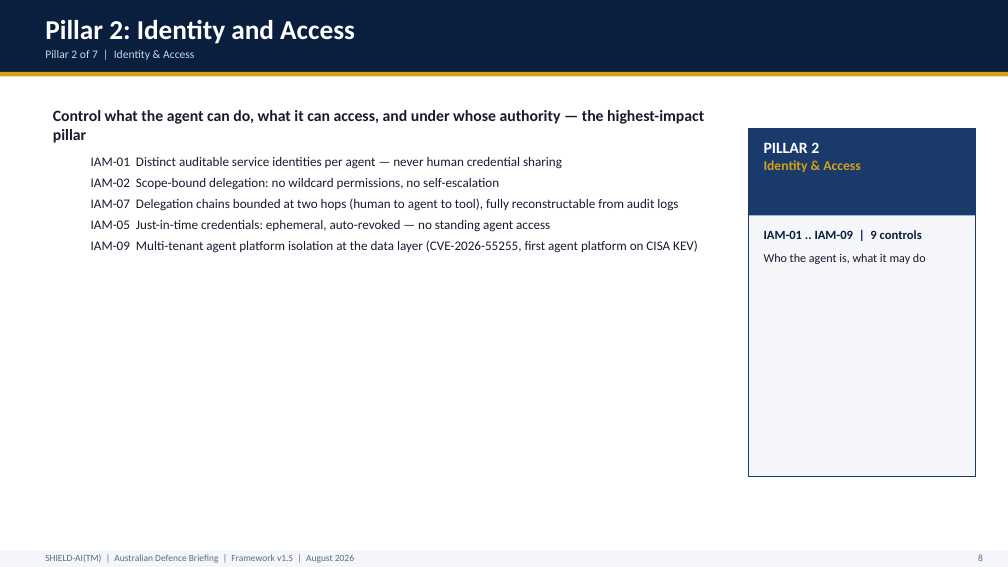
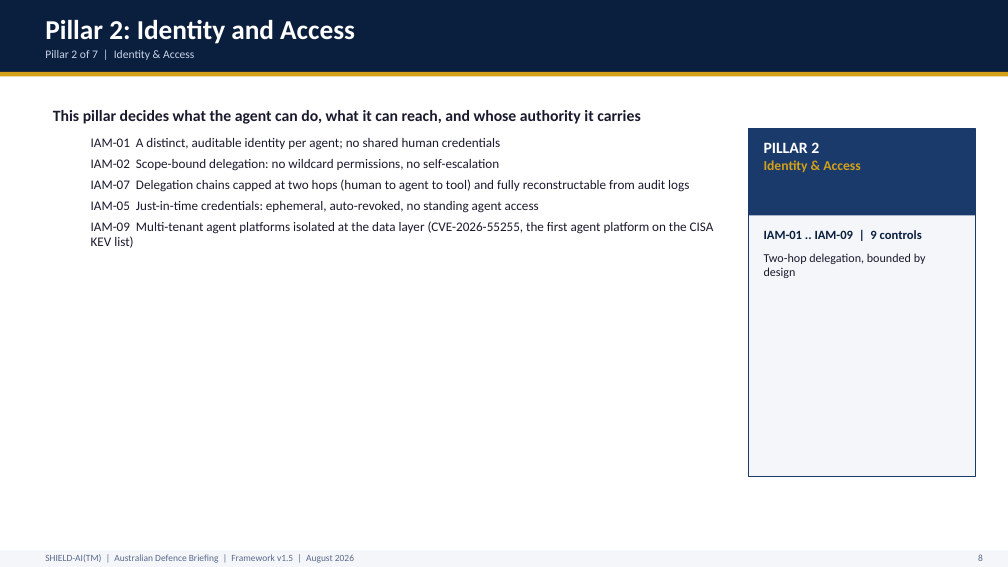
Before and after one commit to monch1962/shield-ai, a slide deck: slide 9 of presentations/shield-ai-deck-defence/shield-ai-deck-defence.pptx. Drawn at 1008x567 pixels with LibreOffice and Linux fonts; fonts in the diff are those of the drawing. Boxes give left, top, right and bottom in pixels: in the first picture for what was removed or moved away, otherwise in the second. Text is boxed around its words. In the diff, an @@ line names an element or a change of style, - is before the commit and + after.

Commit message:
Humanise Defence briefing deck copy (plain professional voice, AI tells stripped)

```diff
--- a/presentations/shield-ai-deck-defence/shield-ai-deck-defence.pptx
+++ b/presentations/shield-ai-deck-defence/shield-ai-deck-defence.pptx
@@ text at box(53, 110, 641, 150): text changed @@
-Control what the agent can do, what it can access, and under whose authority — the highest-impact pillar
-  IAM-01 Distinct auditable service identities per agent — never human credential sharing
+This pillar decides what the agent can do, what it can reach, and whose authority it carries
+  IAM-01 A distinct, auditable identity per agent; no shared human credentials
@@ text at box(91, 179, 714, 248): text changed @@
-  IAM-07 Delegation chains bounded at two hops (human to agent to tool), fully reconstructable from audit logs
-  IAM-05 Just-in-time credentials: ephemeral, auto-revoked — no standing agent access
-  IAM-09 Multi-tenant agent platform isolation at the data layer (CVE-2026-55255, first agent platform on CISA KEV)
+  IAM-07 Delegation chains capped at two hops (human to agent to tool) and fully reconstructable from audit logs
+  IAM-05 Just-in-time credentials: ephemeral, auto-revoked, no standing agent access
+  IAM-09 Multi-tenant agent platforms isolated at the data layer (CVE-2026-55255, the first agent platform on the CISA KEV list)
@@ text at box(764, 253, 926, 278): text changed @@
-Who the agent is, what it may do
+Two-hop delegation, bounded by design
```
Also in this commit, not shown: 21 other slides changed.
